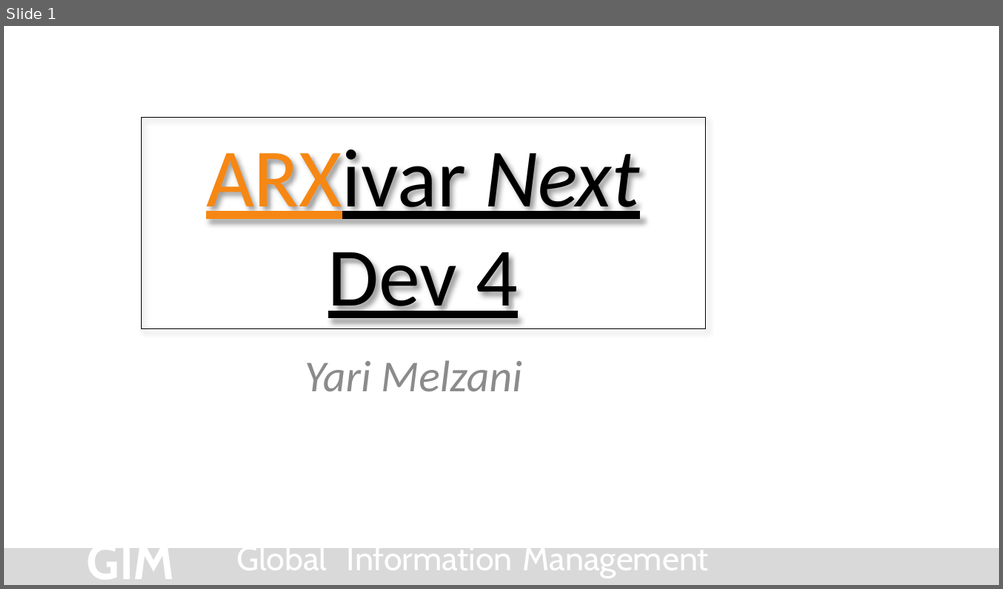
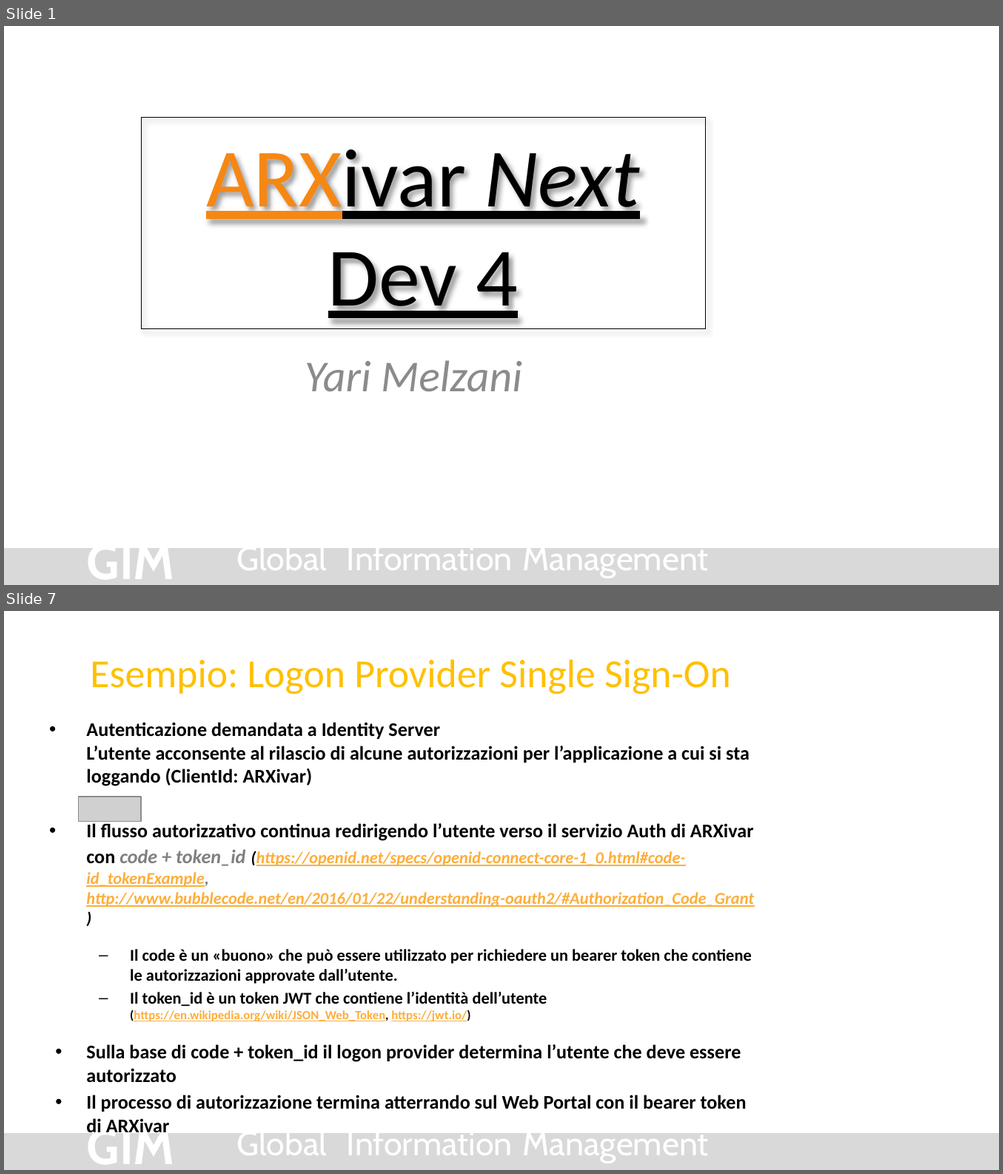
Before and after one commit to Arxivar/Arxivar-Next-Dev-4, a slide deck: doc/ARXDev4.pptx. Shown one above the other, each under a label of ours: slide 1 before the commit, slides 1 and 7 after it; the slides between them are not shown. The pictures are 1003x589 and 1003x1174 pixels, drawn with LibreOffice and Linux fonts; fonts in the diff are those of the drawing; grey boxes stand for pictures; background and template pictures are left out. Boxes give left, top, right and bottom in pixels: in the first picture for what was removed or moved away, otherwise in the second. Text is boxed around its words. In the diff, an @@ line names an element or a change of style, - is before the commit and + after.

```diff
--- a/doc/ARXDev4.pptx
+++ b/doc/ARXDev4.pptx
@@ slide 7 added at (4,611,999,1170), background #FFFFFF; not listed: 5 template elements that a slide beside it also shows @@
@@ title added at (90,659,731,695), 28.8 pt, text #FFC000 @@
+Esempio: Logon Provider Single Sign-On
@@ text added at (86,722,754,1112), 14 pt, text #000000, bold @@
+• Autenticazione demandata a Identity Server
+  L’utente acconsente al rilascio di alcune autorizzazioni per l’applicazione a cui si sta loggando (ClientId: ARXivar)
+• Il flusso autorizzativo continua redirigendo l’utente verso il servizio Auth di ARXivar con code + token_id (https://openid.net/specs/openid-connect-core-1_0.html#code-id_tokenExample, http://www.bubblecode.net/en/2016/01/22/understanding-oauth2/#Authorization_Code_Grant)
+  – Il code è un «buono» che può essere utilizzato per richiedere un bearer token che contiene le autorizzazioni approvate dall’utente.
+  – Il token_id è un token JWT che contiene l’identità dell’utente (https://en.wikipedia.org/wiki/JSON_Web_Token, https://jwt.io/)
+• Sulla base di code + token_id il logon provider determina l’utente che deve essere autorizzato
+• Il processo di autorizzazione termina atterrando sul Web Portal con il bearer token di ARXivar
@@ picture added at (79,797,141,822) @@
```
Also in this commit, not shown: 3 slides changed, 2 other slides added, 1 slide removed.
